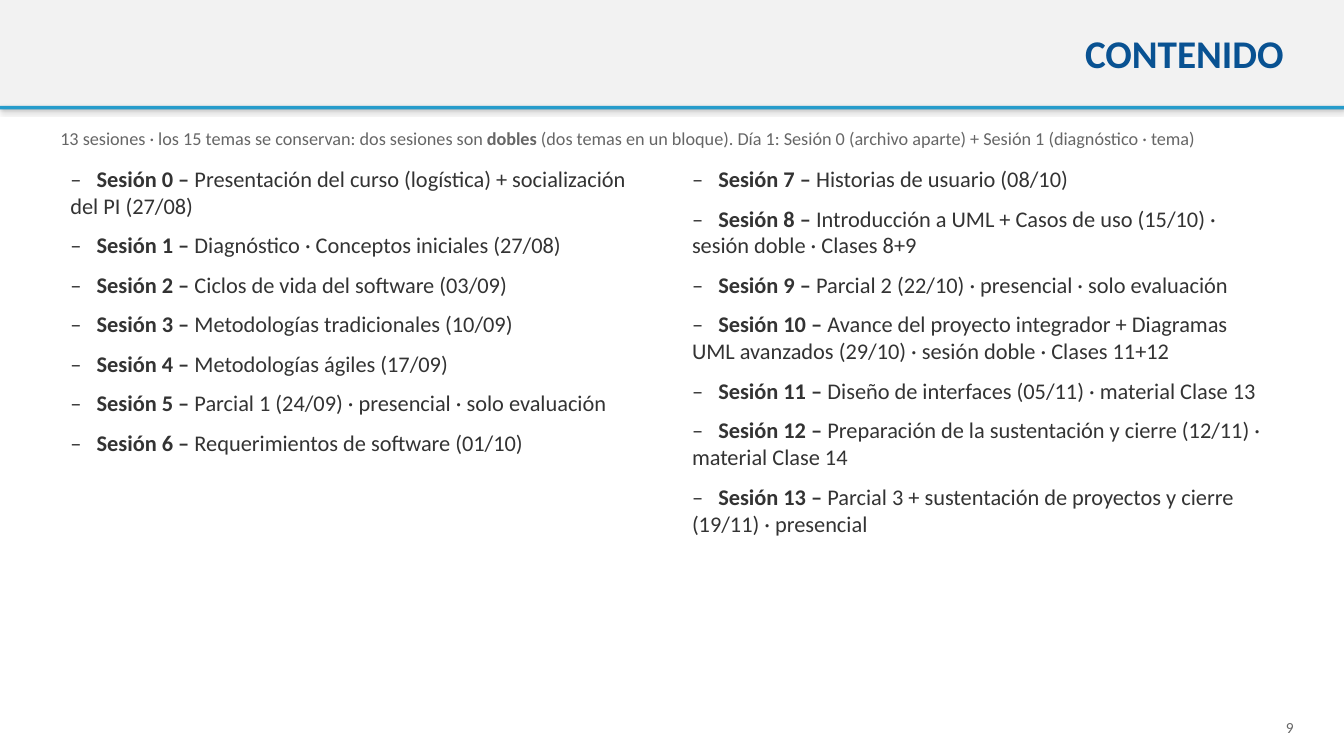
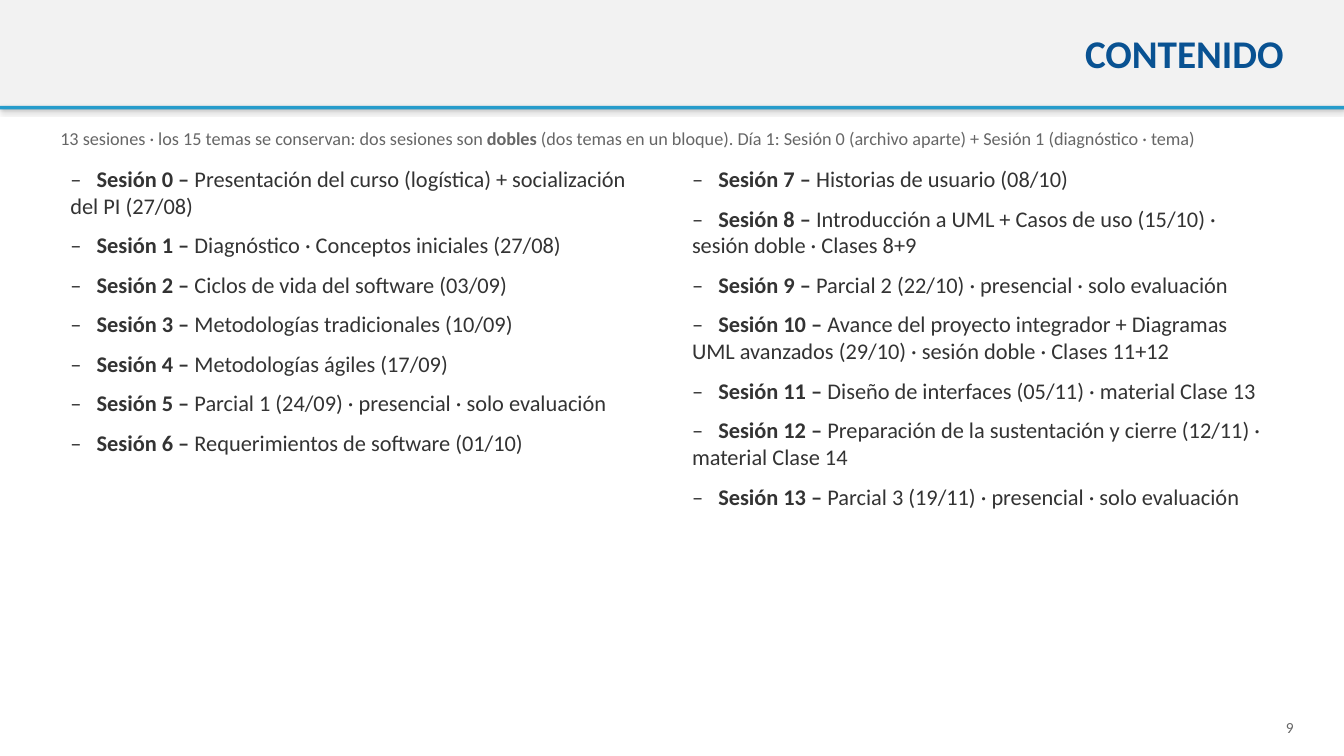
Before and after one commit to AndresDFX/UNIAJ, a slide deck: slide 9 of Seminario de Sistemas/Clases/Presentacion del Curso - Seminario de Sistemas.pptx. Drawn at 1344x756 pixels with LibreOffice and Linux fonts; fonts in the diff are those of the drawing. Boxes give left, top, right and bottom in pixels: in the first picture for what was removed or moved away, otherwise in the second. Text is boxed around its words. In the diff, an @@ line names an element or a change of style, - is before the commit and + after.

```diff
--- a/Seminario de Sistemas/Clases/Presentacion del Curso - Seminario de Sistemas.pptx
+++ b/Seminario de Sistemas/Clases/Presentacion del Curso - Seminario de Sistemas.pptx
@@ text at (x1=718, y1=489, x2=1239, y2=509): text changed @@
-– Sesión 13 – Parcial 3 + sustentación de proyectos y cierre (19/11) · presencial
+– Sesión 13 – Parcial 3 (19/11) · presencial · solo evaluación
```
Also in this commit, not shown: 2 other slides changed, 59 other files.
